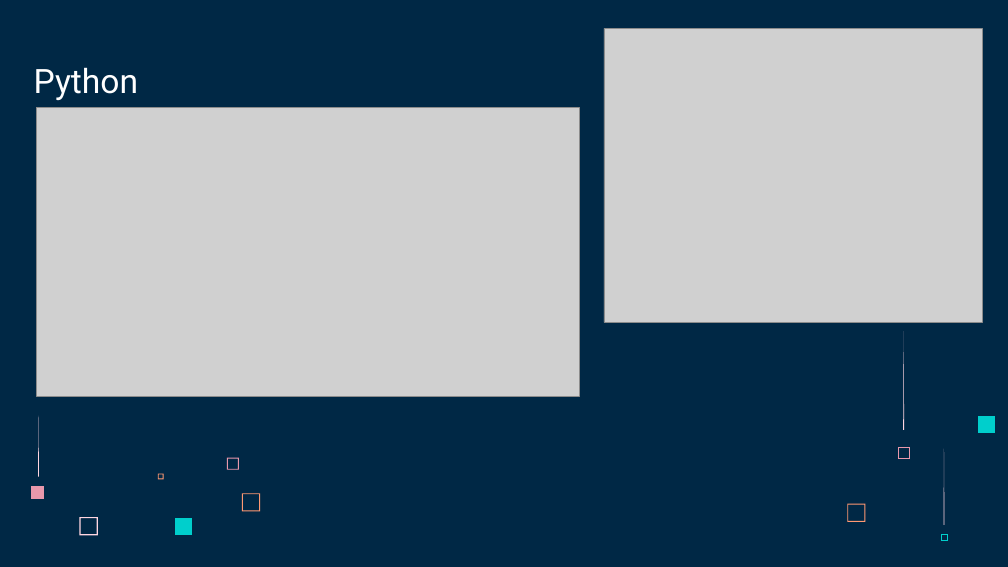
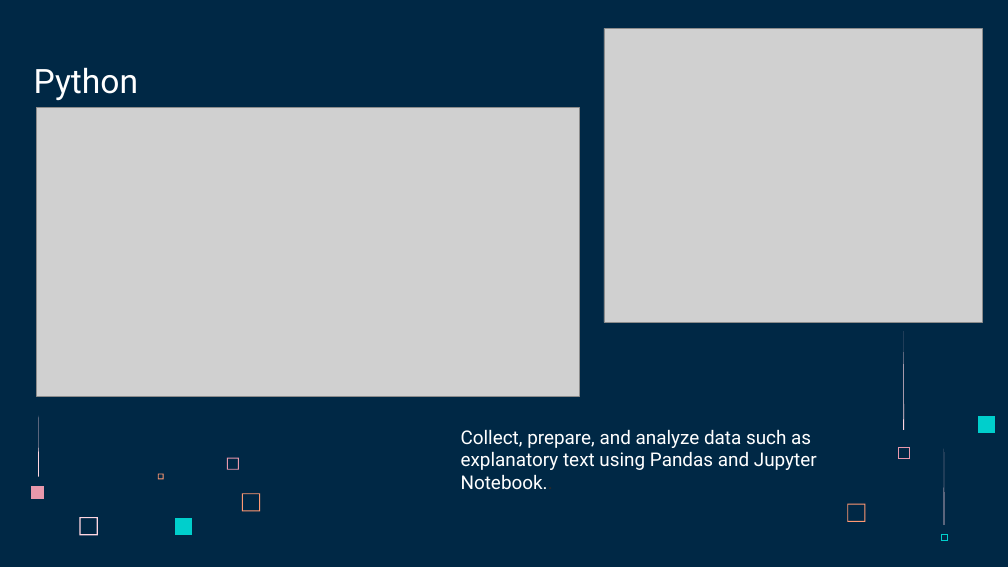
Before and after one commit to RodrigoCR25/EVENFLO-project, a slide deck: slide 7 of DATA CONSULTING.pptx. Drawn at 1008x567 pixels with LibreOffice and Linux fonts; fonts in the diff are those of the drawing; grey boxes stand for pictures. Boxes give left, top, right and bottom in pixels: in the first picture for what was removed or moved away, otherwise in the second. Text is boxed around its words. In the diff, an @@ line names an element or a change of style, - is before the commit and + after.

```diff
--- a/DATA CONSULTING.pptx
+++ b/DATA CONSULTING.pptx
@@ text added at bbox=[461, 429, 817, 490], 18 pt, text #FFFFFF @@
+Collect, prepare, and analyze data such as explanatory text using Pandas and Jupyter Notebook..
```
Also in this commit, not shown: 3 other slides changed, 1 slide added, 1 slide removed.
